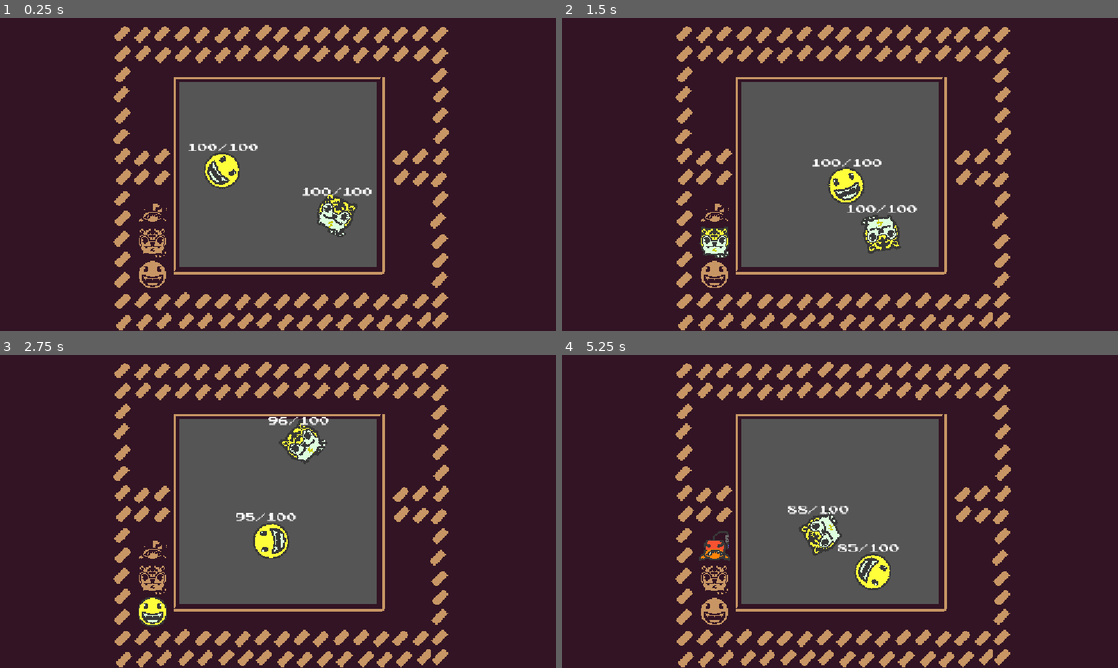
Above: before the commit, frames 1-4 (two rows, left to right).
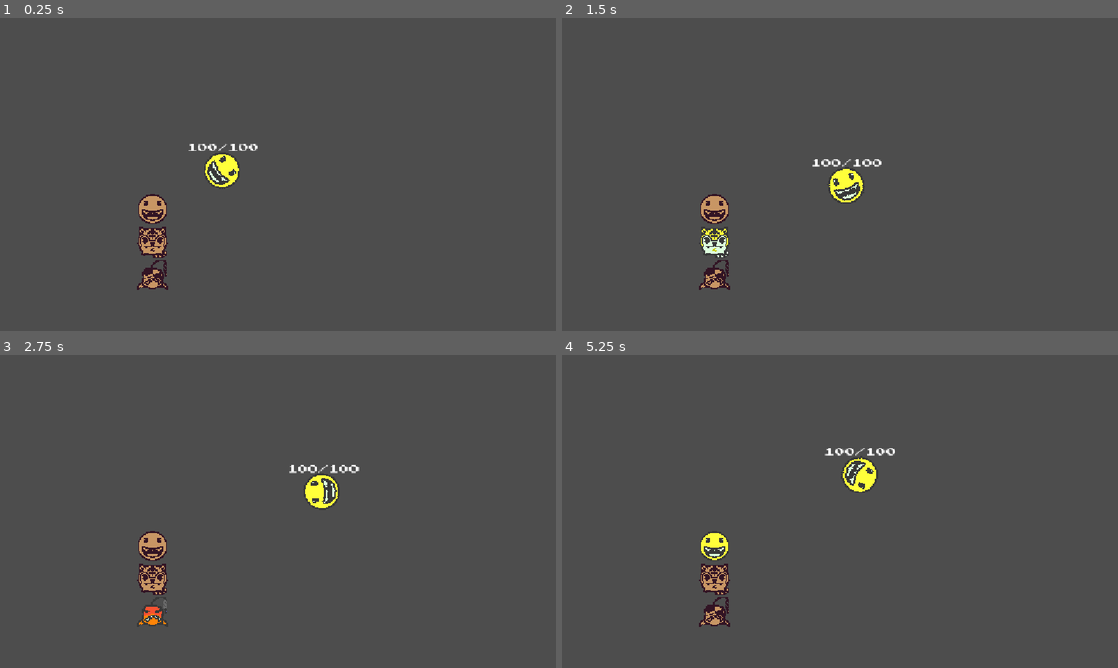
Above: after the commit, the same moments.

Repository: nusima-59487/ballbattle
Game: Godot game, scene res://main.tscn
The game is run twice, just before and just after one commit, with the same random seed, the same clock (stepped at 60 frames per second) and the same inputs.
Inputs (mouse positions are in pixels of both pictures, inside the frame that each line leads up to):
- Up to frame 1 (0.25 s): no input
- Up to frame 2 (1.5 s): click (712, 208) at 0.5 s; click (712, 240) at 1.25 s
- Up to frame 3 (2.75 s): click (150, 611) at 2 s
- Up to frame 4 (5.25 s): click (712, 545) at 2.75 s; click (712, 577) at 3.5 s; click (712, 611) at 4.25 s; click (712, 545) at 5 s

The runs differ from the first frame. In frame 1, 79% of the frame differs, in the area x 0-100%, y 0-100%; in frame 2, 79%; in frame 3, 80%; in frame 4, 80%.

Commit message:
spawner script
added:
 player spawning mechanics

Diff:
--- a/main.tscn
+++ b/main.tscn
@@ -1,10 +1,8 @@
 [gd_scene format=3 uid="uid://cmduosksoq088"]
-
 
 [ext_resource type="Texture2D" uid="uid://dgkq1kwux1mwh" path="res://assets/battle_background.png" id="1_0xm2m"]
 [ext_resource type="Script" uid="uid://x3ycjt64tjcq" path="res://scripts/battle.gd" id="1_1bvp3"]
 [ext_resource type="PackedScene" uid="uid://na58dyi6njlb" path="res://balls/verity_ball.tscn" id="2_h2yge"]
-[ext_resource type="PackedScene" uid="uid://donj2i1jrkbhp" path="res://balls/bijabilli_ball.tscn" id="3_1bvp3"]
 [ext_resource type="Texture2D" uid="uid://dbemfhu7n076a" path="res://assets/Verity.png" id="7_5vw27"]
 
 [sub_resource type="RectangleShape2D" id="RectangleShape2D_i1io4"]
@@ -13,10 +11,14 @@
 [sub_resource type="RectangleShape2D" id="RectangleShape2D_0xm2m"]
 size = Vector2(10, 100)
 
+[sub_resource type="RectangleShape2D" id="RectangleShape2D_638ep"]
+size = Vector2(380, 344)
+
 [node name="Node2D" type="Node2D" unique_id=315661774]
 script = ExtResource("1_1bvp3")
 
 [node name="Sprite2D" type="Sprite2D" parent="." unique_id=1703523905]
+position = Vector2(630, 341)
 scale = Vector2(0.3218243, 0.33301547)
 texture = ExtResource("1_0xm2m")
 
@@ -40,9 +42,6 @@
 
 [node name="VerityBall" parent="." unique_id=292186705 instance=ExtResource("2_h2yge")]
 position = Vector2(-18, 13)
-
-[node name="BijabilliBall" parent="." unique_id=240336343 instance=ExtResource("3_1bvp3")]
-position = Vector2(30, 19)
 
 [node name="Camera2D" type="Camera2D" parent="." unique_id=1244868719]
 zoom = Vector2(4, 4)
@@ -75,6 +74,14 @@
 pivot_offset = Vector2(-11, -10)
 toggle_mode = true
 
-[connection signal="pressed" from="PlayerSlot1" to="." method="_on_player_slot_1_pressed"]
-[connection signal="pressed" from="PlayerSlot2" to="." method="_on_player_slot_2_pressed"]
-[connection signal="pressed" from="PlayerSlot3" to="." method="_on_player_slot_3_pressed"]
+[node name="Area2D" type="Area2D" parent="." unique_id=1345457759]
+position = Vector2(-73.25, 9.5)
+scale = Vector2(0.25, 0.25)
+
+[node name="CollisionShape2D" type="CollisionShape2D" parent="Area2D" unique_id=1158493134]
+position = Vector2(295, -42)
+shape = SubResource("RectangleShape2D_638ep")
+
+[connection signal="pressed" from="PlayerSlot1" to="." method="_on_player_slot_1_button_pressed"]
+[connection signal="pressed" from="PlayerSlot2" to="." method="_on_player_slot_2_button_pressed"]
+[connection signal="pressed" from="PlayerSlot3" to="." method="_on_player_slot_3_button_pressed"]
--- a/project.godot
+++ b/project.godot
@@ -24,6 +24,14 @@
 window/stretch/mode="canvas_items"
 window/stretch/aspect="expand"
 
+[input]
+
+click={
+"deadzone": 0.2,
+"events": [Object(InputEventMouseButton,"resource_local_to_scene":false,"resource_name":"","device":-1,"window_id":0,"alt_pressed":false,"shift_pressed":false,"ctrl_pressed":false,"meta_pressed":false,"button_mask":0,"position":Vector2(0, 0),"global_position":Vector2(0, 0),"factor":1.0,"button_index":1,"canceled":false,"pressed":false,"double_click":false,"script":null)
+]
+}
+
 [physics]
 
 3d/physics_engine="Jolt Physics"
--- a/scripts/ball.gd
+++ b/scripts/ball.gd
@@ -24,9 +24,7 @@
 		print("hi")
 		self.skill.activate(baseDamage);
 
-# Called every frame. 'delta' is the elapsed time since the previous frame.
-func _process(delta: float) -> void:
-	pass
+
 
 func _on_health_changed(current: int, base: int):
 	$HealthLabel.text = str(current) + "/" + str(base)
--- a/scripts/battle.gd
+++ b/scripts/battle.gd
@@ -4,10 +4,13 @@
 @onready var player_slot_2: TextureButton = $PlayerSlot2
 @onready var player_slot_3: TextureButton = $PlayerSlot3
 
-@onready var player_slots: Array[TextureButton] = [player_slot_3, player_slot_2, player_slot_1]
-
+@onready var player_slots: Array[TextureButton] = [player_slot_1, player_slot_2, player_slot_3]
+@onready var battleground: Area2D = $Area2D
+var can_spawn = false
 # Called when the node enters the scene tree for the first time.
 func _ready() -> void:
+	battleground.mouse_entered.connect(spawn)
+	battleground.mouse_exited.connect(exit)
 	for i in min(GameInstance.player_balls_lineup.size(), 3):
 		var img = Image.load_from_file("res://assets/" + GameInstance.player_balls_lineup[i] + ".png")
 		var img_texture = ImageTexture.create_from_image(img)
@@ -15,19 +18,44 @@
 		var img_texture1 = ImageTexture.create_from_image(img1)
 		player_slots[i].texture_hover = img_texture1
 		player_slots[i].texture_normal = img_texture
+		player_slots[i].texture_pressed = img_texture1
 
 # Called every frame. 'delta' is the elapsed time since the previous frame.
 func _process(delta: float) -> void:
-	pass
+	print(can_spawn)
+	if can_spawn:
+		for i in range(0,len(player_slots)):
+			if player_slots[i].button_pressed == true and Input.is_action_just_pressed("click") and len(battleground.get_overlapping_bodies()) < 2:
+				player_slots[i].button_pressed = false
+				player_slots[i].disabled = true
+				var player_ball_tscn = load("res://balls/" + GameInstance.player_balls_lineup[i] + "_ball.tscn");
+				var player_ball = player_ball_tscn.instantiate() as Ball;
+				var spawn_position = battleground.get_global_mouse_position();
+				player_ball.position = spawn_position;
+				print(GameInstance.player_balls_lineup[i], " sonned ")
+				add_child(player_ball)
+
+
+func spawn() -> void:
+	can_spawn = true
+
+func exit() -> void:
+	can_spawn = false
 
 
 
-func _on_player_slot_1_pressed() -> void:
+
+
+func _on_player_slot_3_button_pressed() -> void:
+	player_slot_1.button_pressed = false
+	player_slot_2.button_pressed = false
+
+
+func _on_player_slot_2_button_pressed() -> void:
+	player_slot_1.button_pressed = false
+	player_slot_3.button_pressed = false
+
+
+func _on_player_slot_1_button_pressed() -> void:
 	player_slot_2.button_pressed = false
 	player_slot_3.button_pressed = false
-func _on_player_slot_2_pressed() -> void:
-	player_slot_1.button_pressed = false
-	player_slot_3.button_pressed = false
-func _on_player_slot_3_pressed() -> void:
-	player_slot_1.button_pressed = false
-	player_slot_2.button_pressed = false
Not shown, added: main.tscn25553175342.tmp
Not shown, added: main.tscn26148914191.tmp
